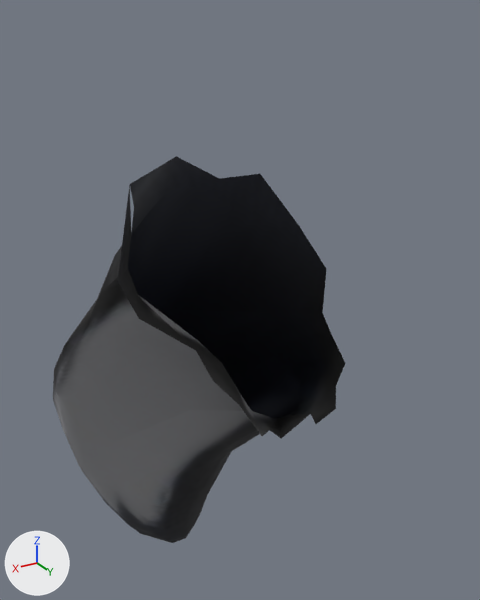
A saved change to the OBJ model Project1/Models/pinguino/arm1.obj.
Before and after are seen from a camera (50 mm lens) standing at (0.13, 0.036, 0.188) and looking at (-0.041, -0.248, 0.046). Every picture has the same lights, and +X, +Y and +Z are marked at lower left. Where no turn or scale is listed for an object, it has been applied to the vertices.

In view in the first picture: 'arm1'.
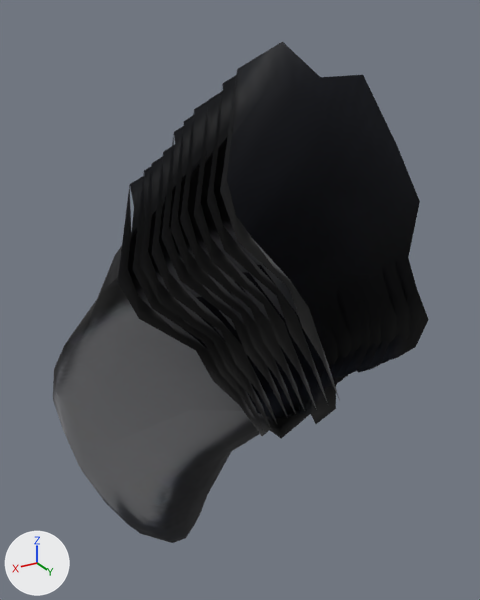
What changed in the scene script:
```text
Change me_arm1:
    used by ob_arm1; location = (0.0, 0.0, 0.0)
    remove me_arm1.from_pydata(...)  # 148 vertices, 272 faces; spans x -0.069..0.056, y -0.35..-0.18, z -0.187..0.14
    add me_arm1.from_pydata(...)  # 625 vertices, 893 faces; spans x -0.075..0.056, y -0.35..-0.136, z -0.187..0.18
    me_arm1 part 1: 477 vertices added at x -0.075..0.047, y -0.278..-0.136, z -0.001..0.18
```

Where the change shows, as pixel boxes [x1, y1, x2, y2] in the pictures (480 x 600 px):
'arm1', reshaped (29% wider, 29% taller): before [53, 156, 345, 543]; after [53, 42, 429, 543]
part 1 of me_arm1, added (black): after [128, 42, 429, 431]
